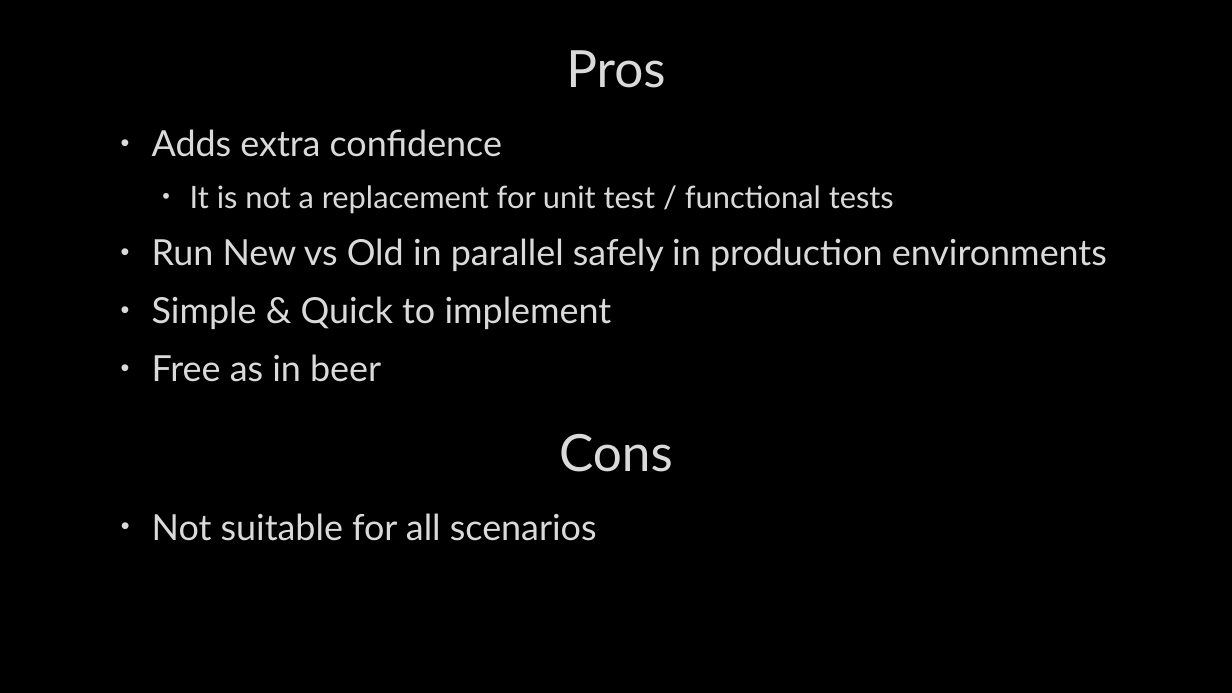
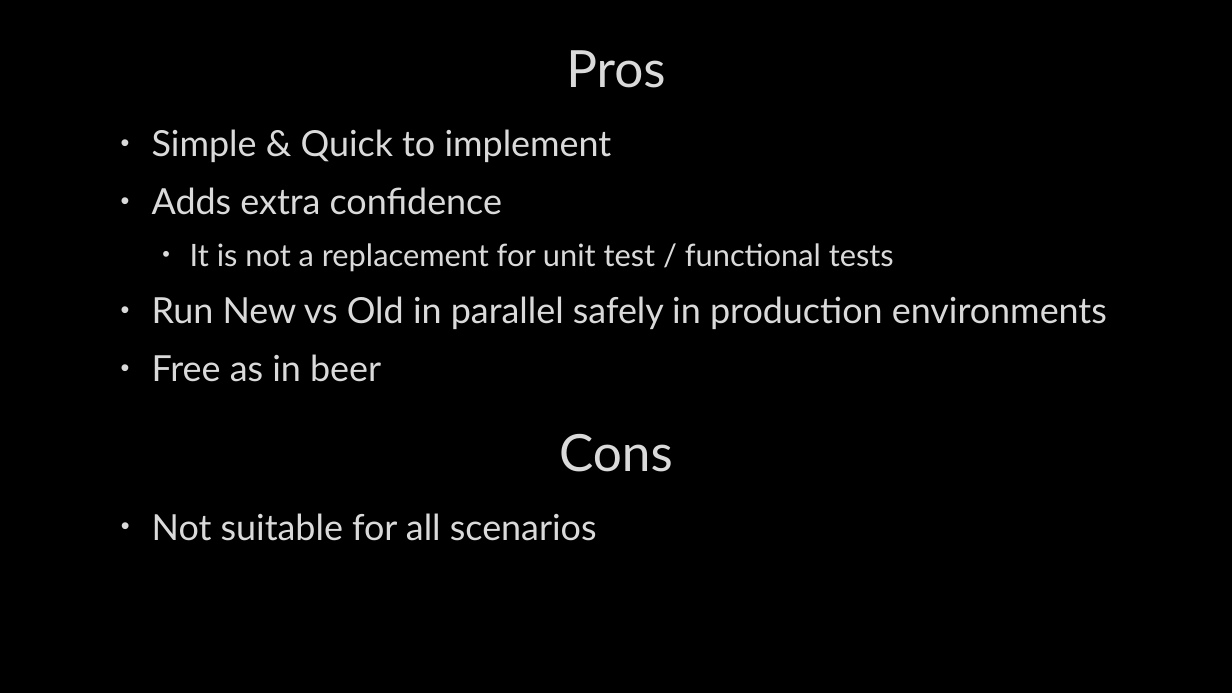
Before and after one commit to paulbreen/Scientist.net-Demo, a slide deck: slide 2 of Scientist.net.pptx. Drawn at 1232x693 pixels with LibreOffice and Linux fonts; fonts in the diff are those of the drawing; background and template pictures are left out. Boxes give left, top, right and bottom in pixels: in the first picture for what was removed or moved away, otherwise in the second. Text is boxed around its words. In the diff, an @@ line names an element or a change of style, - is before the commit and + after.

```diff
--- a/Scientist.net.pptx
+++ b/Scientist.net.pptx
@@ text at [152,129,612,162]: paragraph added @@
+• Simple & Quick to implement
@@ text at [152,296,612,329]: paragraph removed @@
-• Simple & Quick to implement
```
Also in this commit, not shown: 1 slide added, 1 slide removed.
